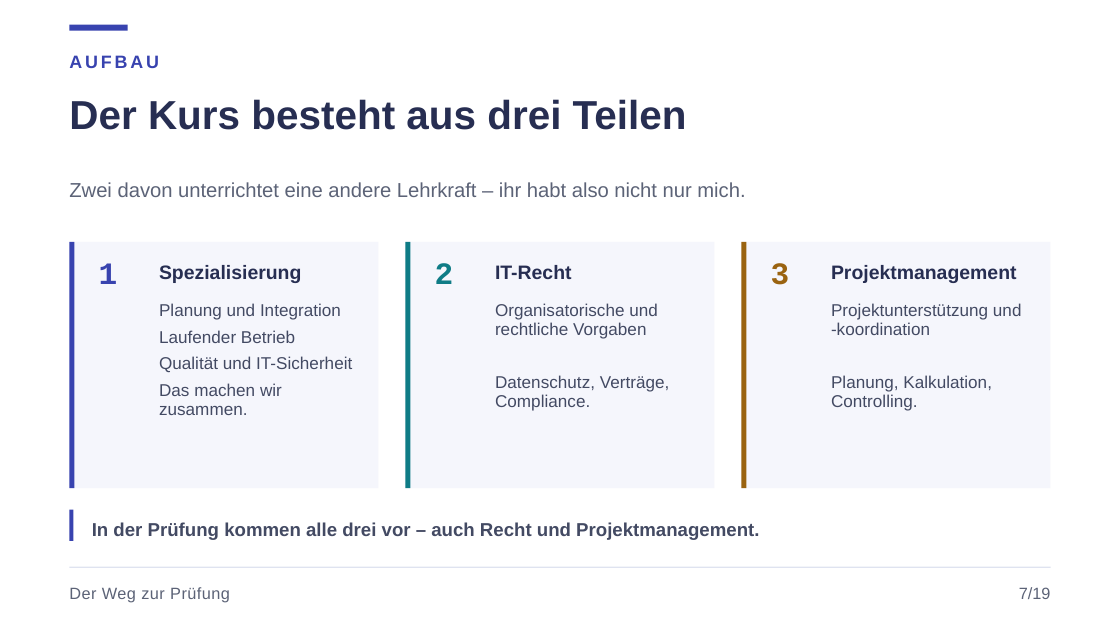
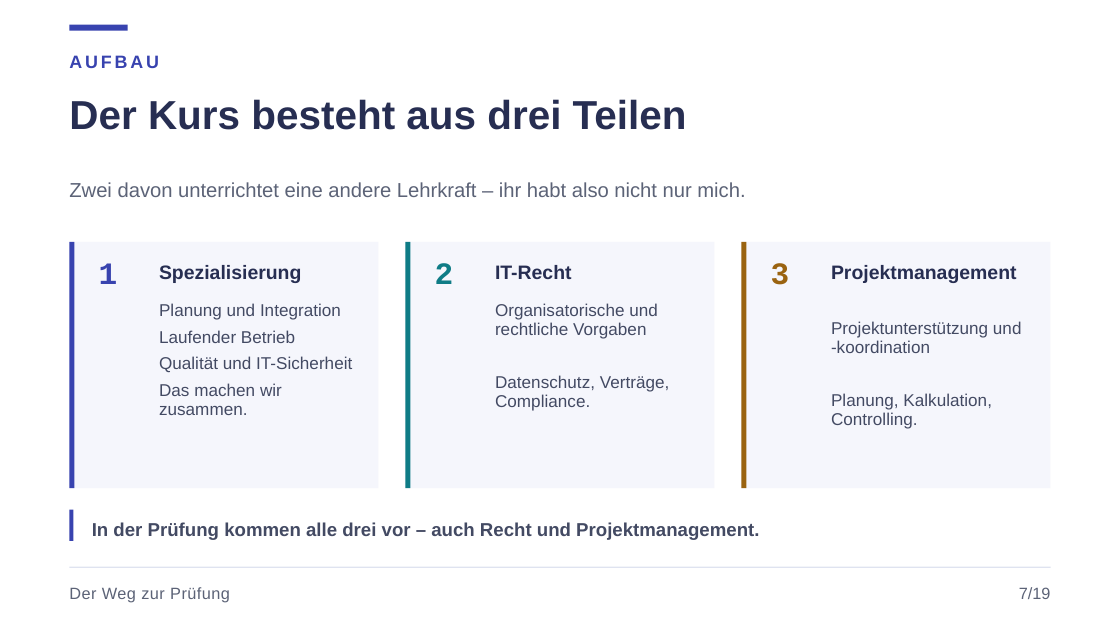
Before and after one commit to JacobMenge/kurs-unterlagen, a slide deck: slide 10 of folien/dist/00-orientierung.pptx. Drawn at 1120x630 pixels with LibreOffice and Linux fonts; fonts in the diff are those of the drawing. Boxes give left, top, right and bottom in pixels: in the first picture for what was removed or moved away, otherwise in the second. Text is boxed around its words. In the diff, an @@ line names an element or a change of style, - is before the commit and + after.

```diff
--- a/folien/dist/00-orientierung.pptx
+++ b/folien/dist/00-orientierung.pptx
@@ text "Projektunterstützung und -koordination": place and size @@
-text "Projektunterstützung und -koordination" at bbox=[831, 303, 1022, 411]
+text "Projektunterstützung und -koordination" at bbox=[831, 321, 1022, 429]
```
Also in this commit, not shown: 4 other slides changed, 8 other files.
